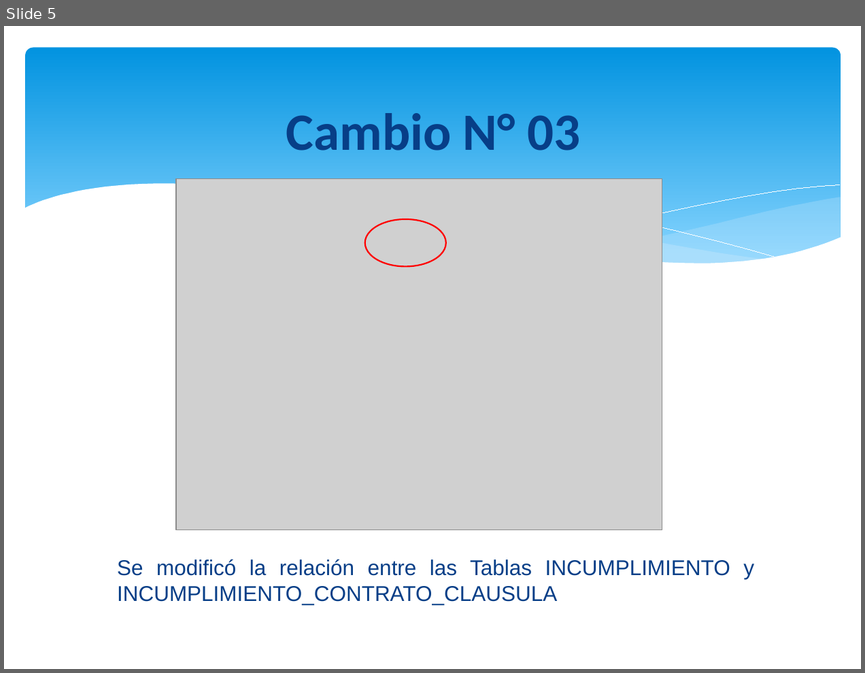
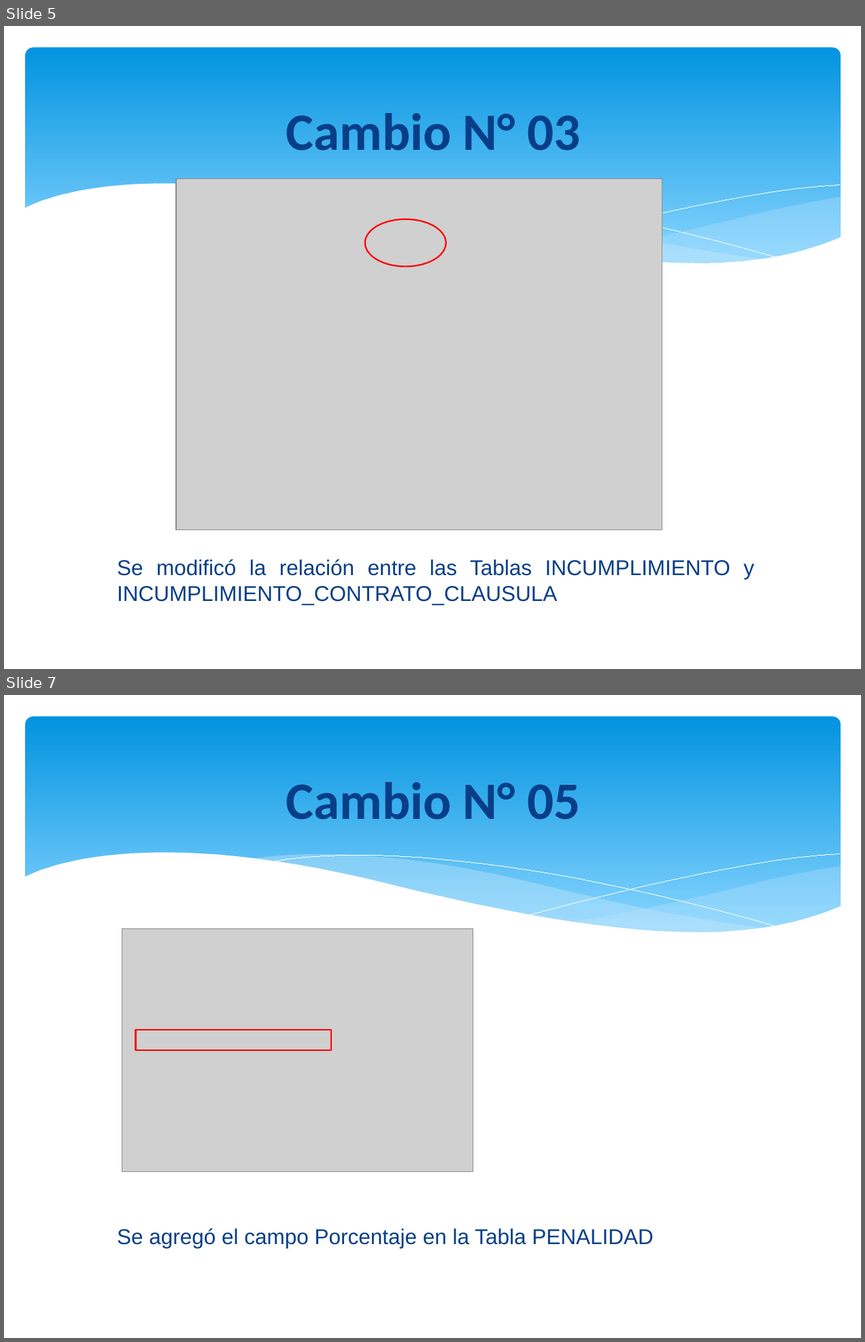
Before and after one commit to orlysemperfi/tp3-contratos-clientes, a slide deck: ITERACION 5/SUB ITERACION 1/PPT TP3 PRES01.pptx. Shown one above the other, each under a label of ours: slide 5 before the commit, slides 5 and 7 after it; the slides between them are not shown. The pictures are 865x673 and 865x1342 pixels, drawn with LibreOffice and Linux fonts; fonts in the diff are those of the drawing; grey boxes stand for pictures. Boxes give left, top, right and bottom in pixels: in the first picture for what was removed or moved away, otherwise in the second. Text is boxed around its words. In the diff, an @@ line names an element or a change of style, - is before the commit and + after.

```diff
--- a/ITERACION 5/SUB ITERACION 1/PPT TP3 PRES01.pptx
+++ b/ITERACION 5/SUB ITERACION 1/PPT TP3 PRES01.pptx
@@ slide 7 added at (4, 695, 861, 1338), background #FFFFFF; not listed: 6 template elements that a slide beside it also shows @@
@@ title added at (286, 782, 580, 819), 44 pt, text #073E87, bold @@
+Cambio N° 05
@@ picture added at (122, 929, 473, 1172) @@
@@ rectangle added at (136, 1030, 331, 1051), outline #FF0000 1.25 pt @@
@@ text added at (117, 1227, 653, 1248), 18 pt, text #073E87 @@
+Se agregó el campo Porcentaje en la Tabla PENALIDAD
```
Also in this commit, not shown: 1 other slide added.
